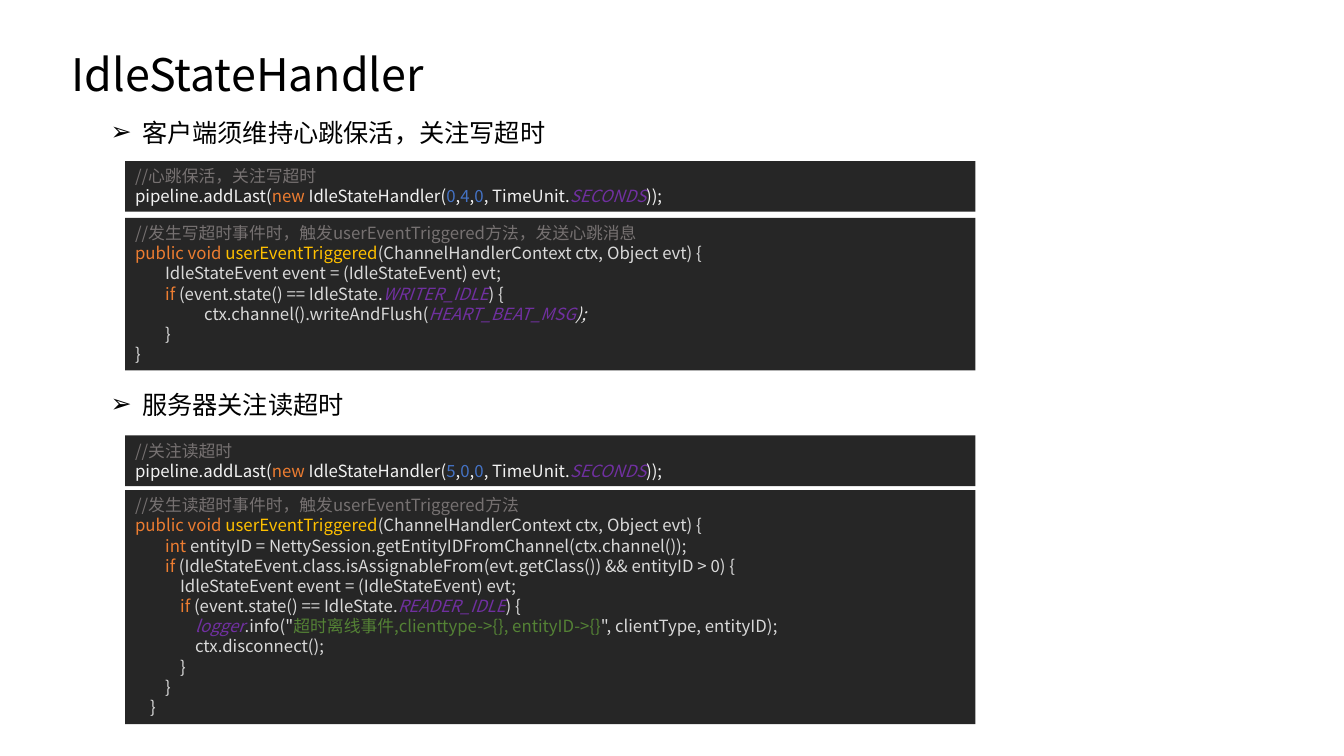
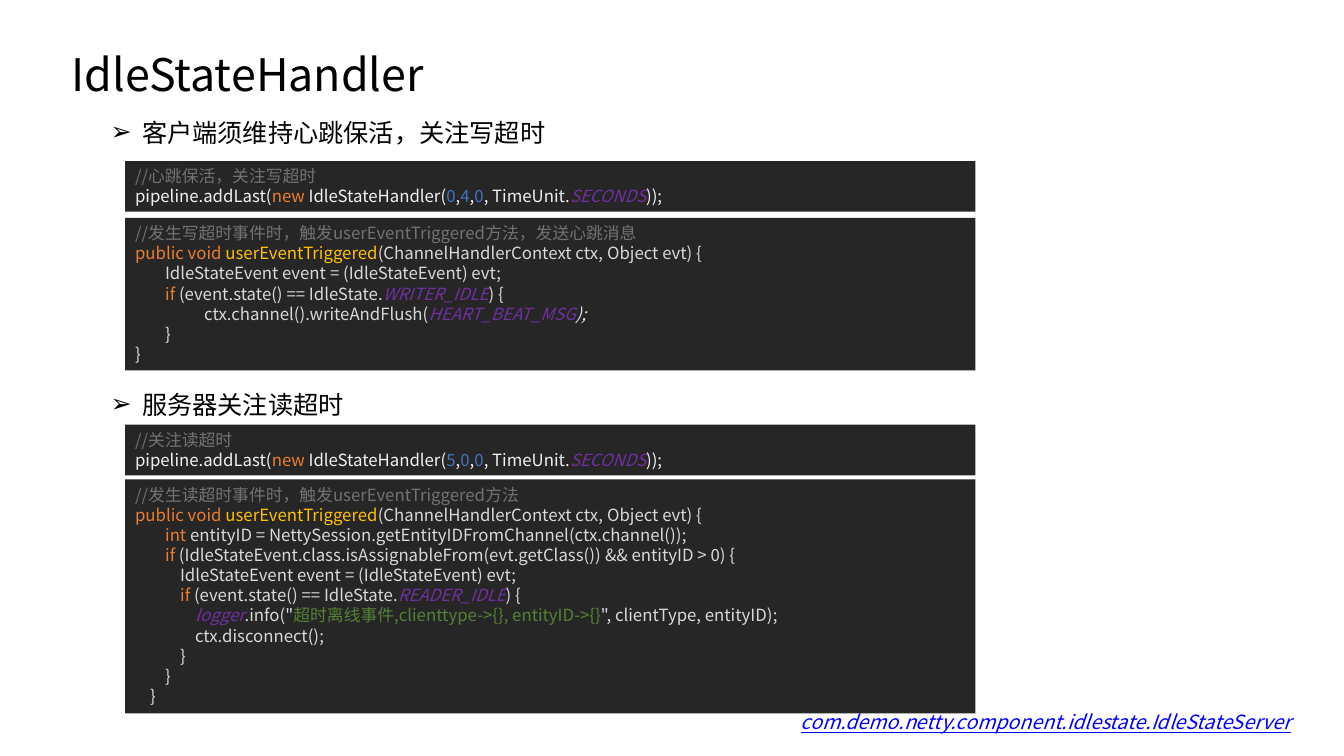
Before and after one commit to taomee517/netty-notes, a slide deck: slide 45 of Netty分享.pptx. Drawn at 1344x756 pixels with LibreOffice and Linux fonts; fonts in the diff are those of the drawing. Boxes give left, top, right and bottom in pixels: in the first picture for what was removed or moved away, otherwise in the second. Text is boxed around its words. In the diff, an @@ line names an element or a change of style, - is before the commit and + after.

```diff
--- a/Netty分享.pptx
+++ b/Netty分享.pptx
@@ rectangle "//关注读超时" moved from (x1=125, y1=436, x2=976, y2=486) to (x1=125, y1=424, x2=976, y2=475) @@
@@ rectangle "//发生读超时事件时，触发userEventTriggered方法" moved from (x1=125, y1=490, x2=976, y2=724) to (x1=125, y1=479, x2=976, y2=713) @@
@@ text added at (x1=801, y1=708, x2=1291, y2=734), 14 pt, text #0000FF, italic, underline @@
+com.demo.netty.component.idlestate.IdleStateServer
```
Also in this commit, not shown: 8 other slides changed, 2 slides added.
